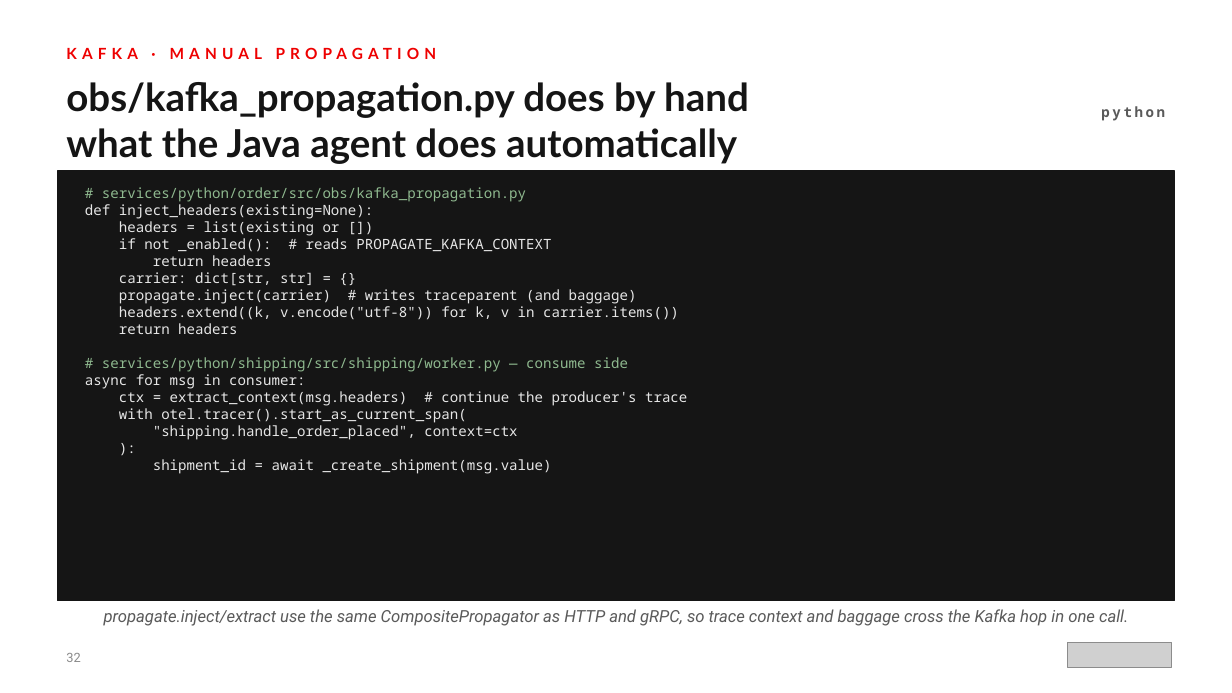
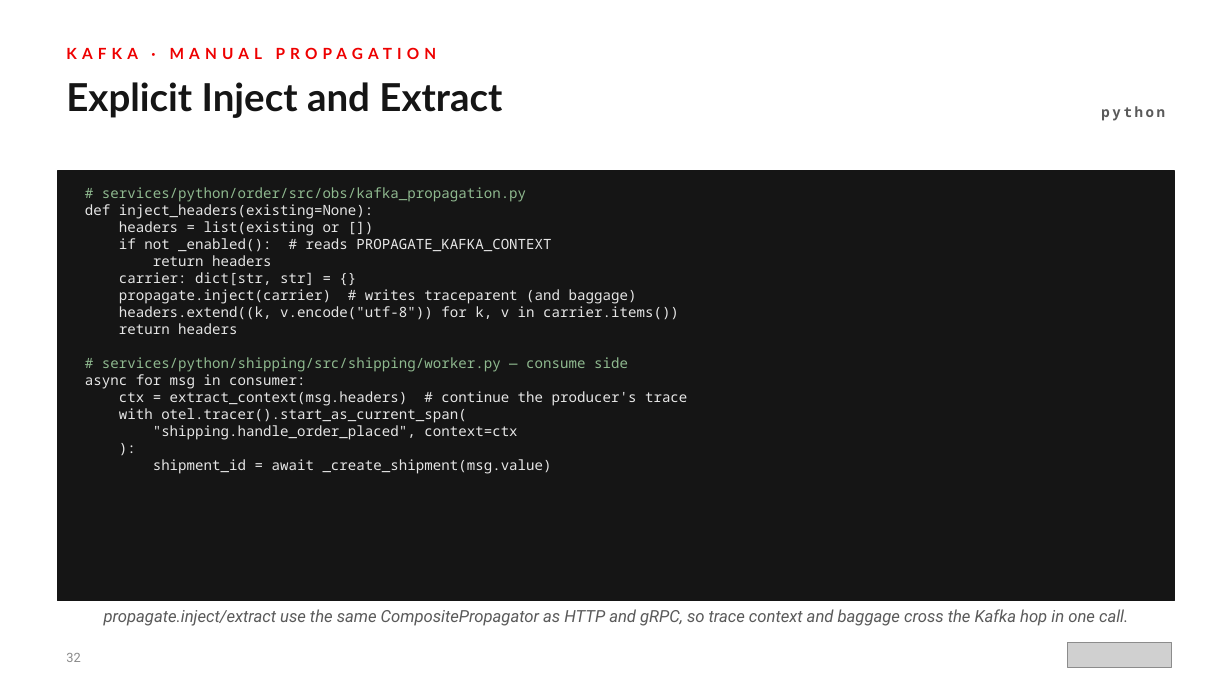
Before and after one commit to patterncatalyst/otel-observability-tutorial, a slide deck: slide 32 of presentations/observability-otel-201-python.pptx. Drawn at 1232x693 pixels with LibreOffice and Linux fonts; fonts in the diff are those of the drawing; grey boxes stand for pictures. Boxes give left, top, right and bottom in pixels: in the first picture for what was removed or moved away, otherwise in the second. Text is boxed around its words. In the diff, an @@ line names an element or a change of style, - is before the commit and + after.

```diff
--- a/presentations/observability-otel-201-python.pptx
+++ b/presentations/observability-otel-201-python.pptx
@@ text at (66,82,502,118): text changed @@
-obs/kafka_propagation.py does by hand what the Java agent does automatically
+Explicit Inject and Extract
```
Also in this commit, not shown: 4 other slides changed, 2 slides added, 2 slides removed, 5 other files.
